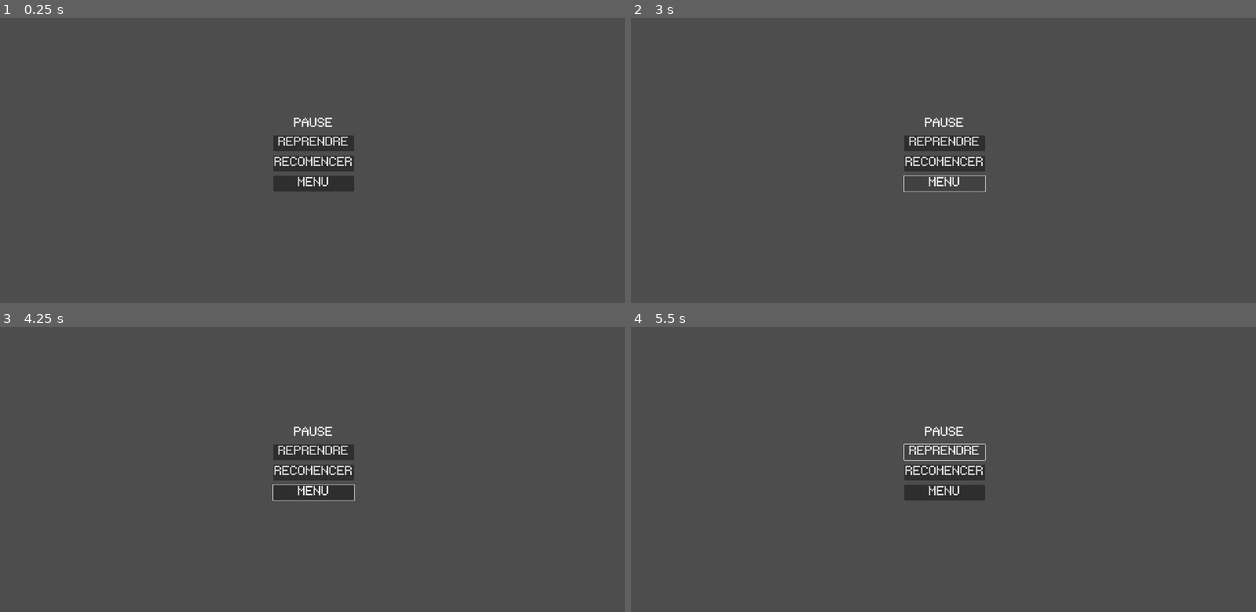
Above: before the commit, frames 1-4 (two rows, left to right).
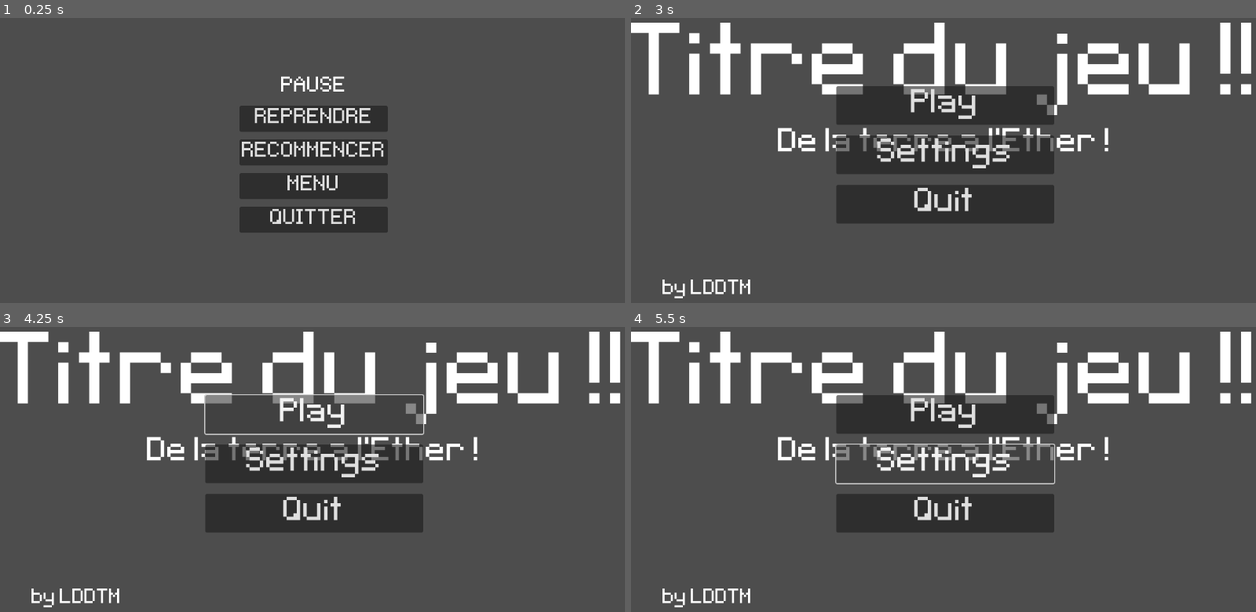
Above: after the commit, the same moments.

Repository: Nyx-go/Aether-Trials
Game: Godot game, scene res://scenes/menu/MenuPause.tscn
Two runs of this game, one before a commit and one after it. Both use one fixed random seed, a clock stepped at 60 frames per second and the inputs below.
Inputs (mouse positions are in pixels of both pictures, inside the frame that each line leads up to):
- Up to frame 1 (0.25 s): no input
- Up to frame 2 (3 s): click "REPRENDRE" at 0.5 s; click (943, 163) at 1.25 s, where only the run before the commit has a clickable "RECOMENCER"; click (943, 151) at 2 s, where only the run after the commit has a clickable "RECOMMENCER"; click "MENU" at 2.75 s
- Up to frame 3 (4.25 s): click (312, 415) at 3.5 s, where only the run after the commit has a clickable "Play"
- Up to frame 4 (5.5 s): click (943, 415) at 4.25 s, where only the run after the commit has a clickable "Play"; click (943, 452) at 5 s, where only the run before the commit has a clickable "REPRENDRE"

The runs differ from the first frame. In frame 1, 8.1% of the frame differs, in the area x 38-63%, y 20-76%; in frame 2, 21%, in the area x 0-100%, y 1-99%; in frame 3, 18%; in frame 4, 19%.
Error before the commit: Parse Error: Expected indented block after function declaration. (res://script/MenuPause.gd:3)
Error after the commit: Invalid call. Nonexistent function 'change_scene' in base 'SceneTree'. (res://scripts/menuDebut.gd:15)

Commit message:
feat : début du back-end

Diff:
--- a/project.godot
+++ b/project.godot
@@ -11,14 +11,9 @@
 [application]
 
 config/name="AetherTrials"
-run/main_scene="res://scenes/menu/MenuPause.tscn"
+run/main_scene="res://scenes/menu/menuPause.tscn"
 config/features=PackedStringArray("4.2", "Mobile")
 config/icon="res://icon.svg"
-
-[display]
-
-window/size/viewport_width=1920
-window/size/viewport_height=1080
 
 [rendering]
 
--- a/scenes/menu/MenuPause.tscn
+++ b/scenes/menu/MenuPause.tscn
@@ -1,7 +1,7 @@
 [gd_scene load_steps=3 format=3 uid="uid://cyfh0t4cp21kn"]
 
-[ext_resource type="Script" path="res://script/MenuPause.gd" id="1_uakkl"]
-[ext_resource type="FontFile" uid="uid://csm64kc3g43kh" path="res://fonts/Pixeltype.ttf" id="2_a3ods"]
+[ext_resource type="Script" path="res://scripts/menuPause.gd" id="1_1rllf"]
+[ext_resource type="FontFile" uid="uid://dg2bonuafu8ss" path="res://fonts/Pixeltype.ttf" id="2_efdyg"]
 
 [node name="MarginContainer" type="MarginContainer"]
 anchors_preset = 8
@@ -20,29 +20,40 @@
 layout_mode = 2
 size_flags_horizontal = 4
 theme_override_constants/separation = 14
-script = ExtResource("1_uakkl")
+script = ExtResource("1_1rllf")
 
 [node name="Label" type="Label" parent="VBoxContainer"]
 layout_mode = 2
-theme_override_fonts/font = ExtResource("2_a3ods")
+theme_override_fonts/font = ExtResource("2_efdyg")
 theme_override_font_sizes/font_size = 64
 text = "PAUSE"
 horizontal_alignment = 1
 
-[node name="Button" type="Button" parent="VBoxContainer"]
+[node name="Reprendre" type="Button" parent="VBoxContainer"]
 layout_mode = 2
-theme_override_fonts/font = ExtResource("2_a3ods")
+theme_override_fonts/font = ExtResource("2_efdyg")
 theme_override_font_sizes/font_size = 64
 text = "REPRENDRE"
 
-[node name="Button3" type="Button" parent="VBoxContainer"]
+[node name="Recommencer" type="Button" parent="VBoxContainer"]
 layout_mode = 2
-theme_override_fonts/font = ExtResource("2_a3ods")
+theme_override_fonts/font = ExtResource("2_efdyg")
 theme_override_font_sizes/font_size = 64
-text = "RECOMENCER"
+text = "RECOMMENCER"
 
-[node name="Button2" type="Button" parent="VBoxContainer"]
+[node name="Menu" type="Button" parent="VBoxContainer"]
 layout_mode = 2
-theme_override_fonts/font = ExtResource("2_a3ods")
+theme_override_fonts/font = ExtResource("2_efdyg")
 theme_override_font_sizes/font_size = 64
 text = "MENU"
+
+[node name="Quitter" type="Button" parent="VBoxContainer"]
+layout_mode = 2
+theme_override_fonts/font = ExtResource("2_efdyg")
+theme_override_font_sizes/font_size = 64
+text = "QUITTER"
+
+[connection signal="pressed" from="VBoxContainer/Reprendre" to="VBoxContainer" method="_on_reprendre_pressed"]
+[connection signal="pressed" from="VBoxContainer/Recommencer" to="VBoxContainer" method="_on_recommencer_pressed"]
+[connection signal="pressed" from="VBoxContainer/Menu" to="VBoxContainer" method="_on_menu_pressed"]
+[connection signal="pressed" from="VBoxContainer/Quitter" to="VBoxContainer" method="_on_quitter_pressed"]
--- a/script/MenuPause.gd
+++ /dev/null
@@ -1,24 +0,0 @@
-extends VBoxContainer
-
-func reprendre() :
-
-
-func recomencer() :
-
-func resteNiveau(int niveau) :
-
-
-
-func menu() :
-
-
-
-
-# Called when the node enters the scene tree for the first time.
-func _ready():
-	pass # Replace with function body.
-
-
-# Called every frame. 'delta' is the elapsed time since the previous frame.
-func _process(delta):
-	pass
--- /dev/null
+++ b/scripts/menuPause.gd
@@ -0,0 +1,27 @@
+extends VBoxContainer
+
+
+# Called when the node enters the scene tree for the first time.
+func _ready():
+	pass # Replace with function body.
+
+
+# Called every frame. 'delta' is the elapsed time since the previous frame.
+func _process(delta):
+	pass
+
+
+func _on_reprendre_pressed():
+	pass # Replace with function body.
+
+
+func _on_recommencer_pressed():
+	pass # Replace with function body.
+
+
+func _on_menu_pressed():
+	get_tree().change_scene_to_file("res://scenes/menu/menuDebut.tscn")
+
+
+func _on_quitter_pressed():
+	pass # Replace with function body.
